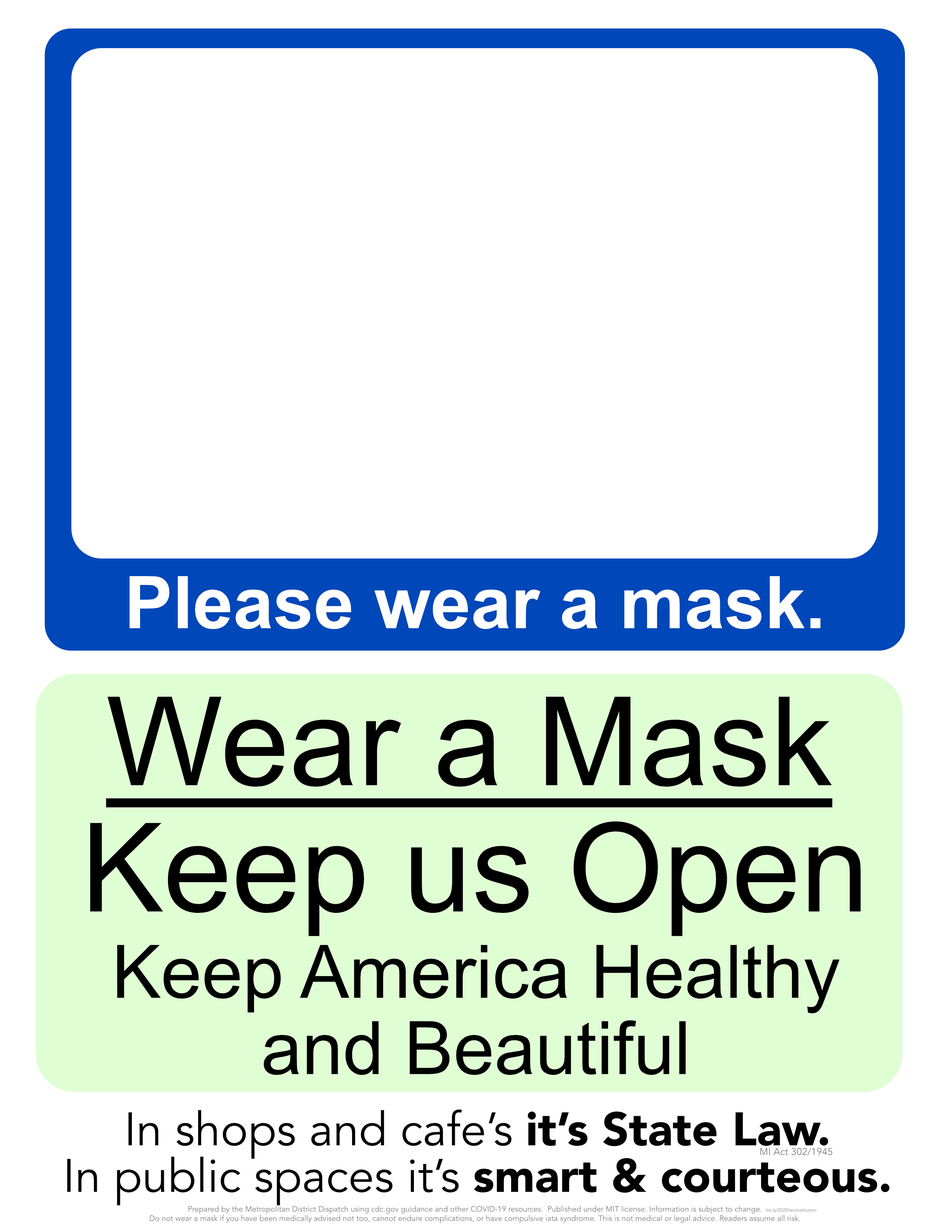
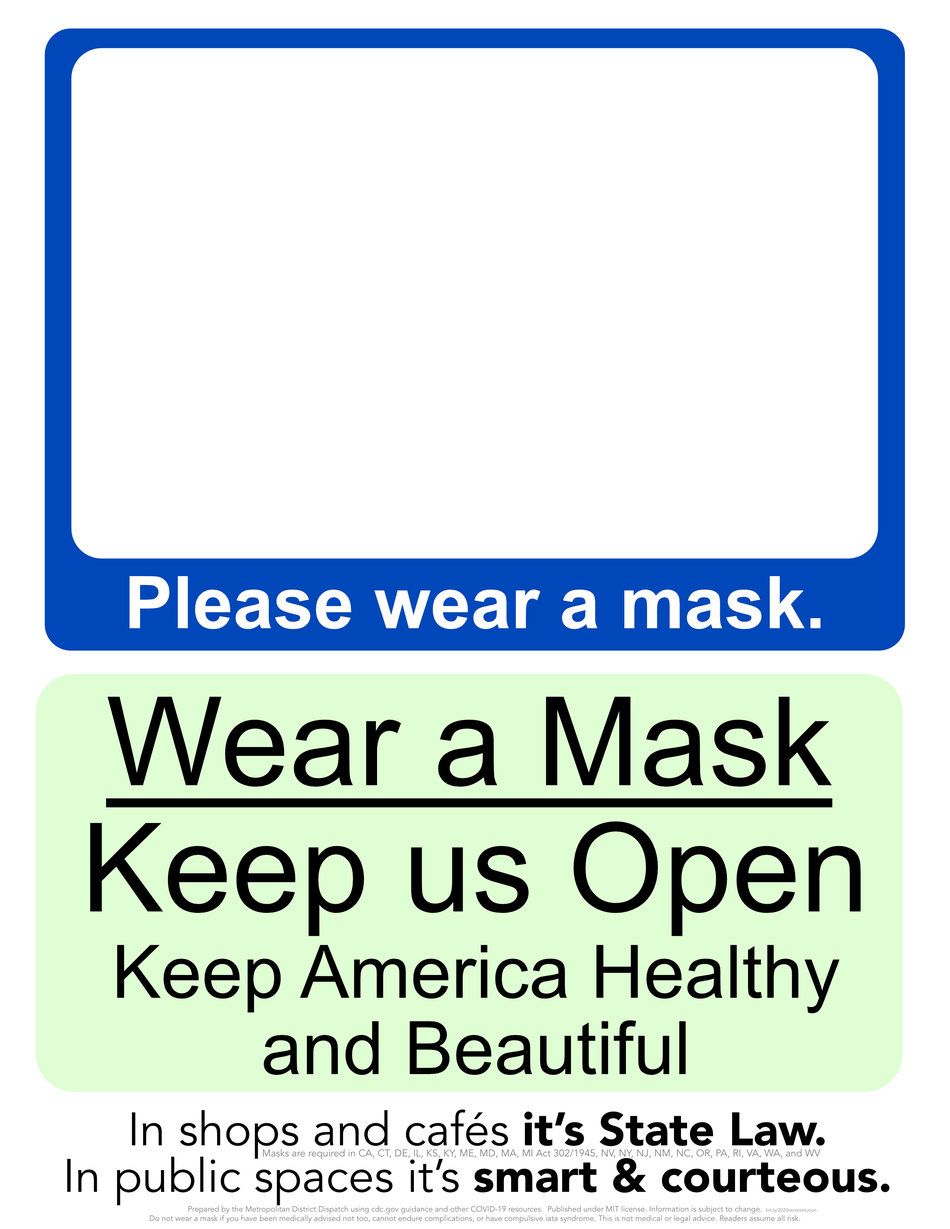
Two versions of the same layered image (950x1229). Layer-by-layer changes:
painted on (unnamed layer) (7th of 16, in (unnamed layer)) over <box>262,1148,833,1160</box>
painted on (unnamed layer) (8th of 16, in (unnamed layer)) over <box>128,1109,829,1160</box>
